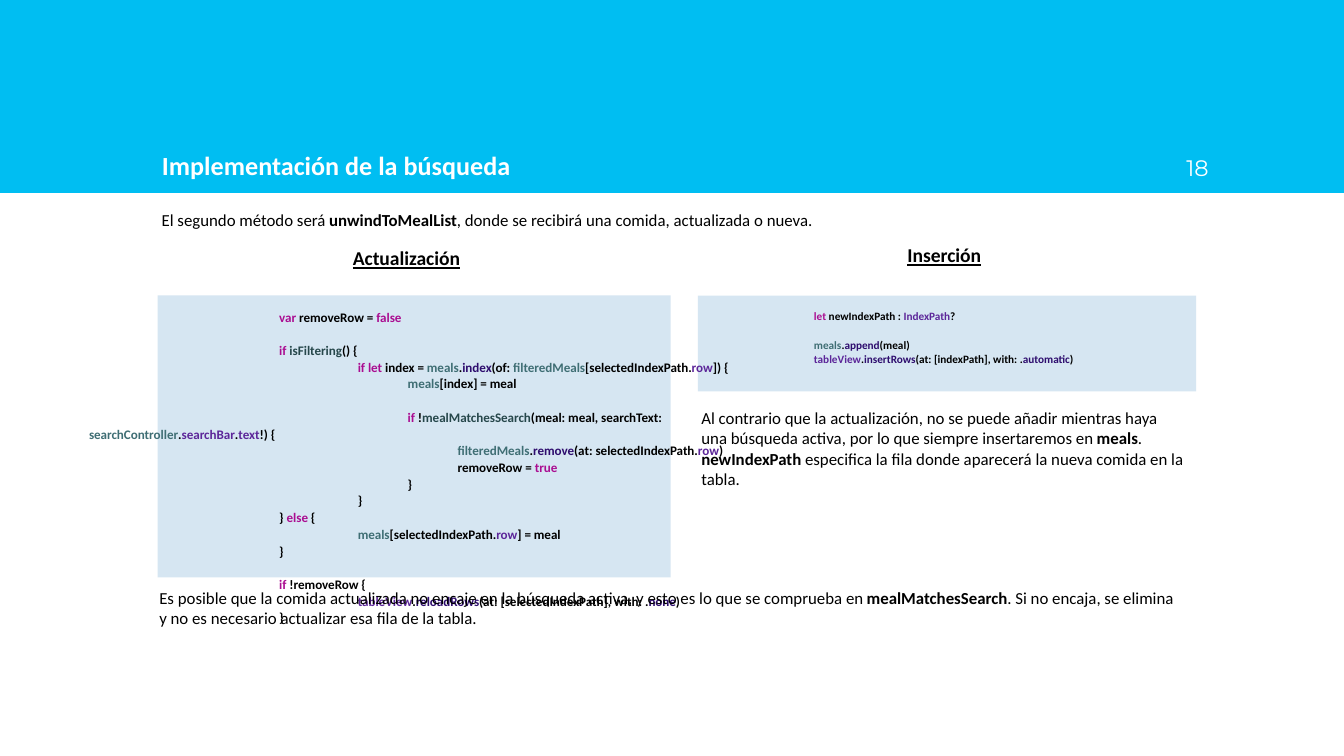
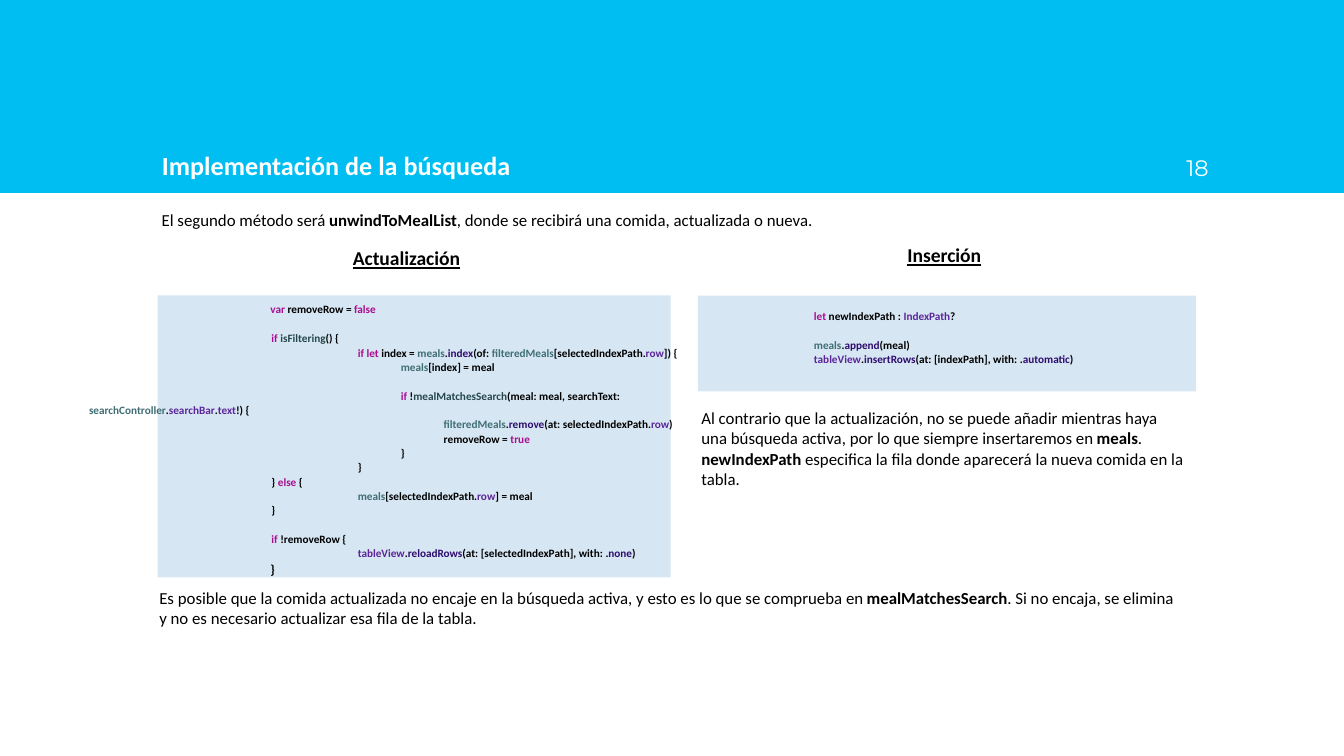
Before and after one commit to AlfonsoLRz/iOS_SearchBar, a slide deck: slide 18 of doc/Presentación.pptx. Drawn at 1344x756 pixels with LibreOffice and Linux fonts; fonts in the diff are those of the drawing; background and template pictures are left out. Boxes give left, top, right and bottom in pixels: in the first picture for what was removed or moved away, otherwise in the second. Text is boxed around its words. In the diff, an @@ line names an element or a change of style, - is before the commit and + after.

Commit message:
Actualizar presentación

```diff
--- a/doc/Presentación.pptx
+++ b/doc/Presentación.pptx
@@ text "var removeRow = false" moved from (x1=89, y1=313, x2=721, y2=608) to (x1=89, y1=305, x2=673, y2=559) @@
@@ text at (x1=89, y1=305, x2=673, y2=559): size 7 to 6 pt @@
```
Also in this commit, not shown: 1 other file.
